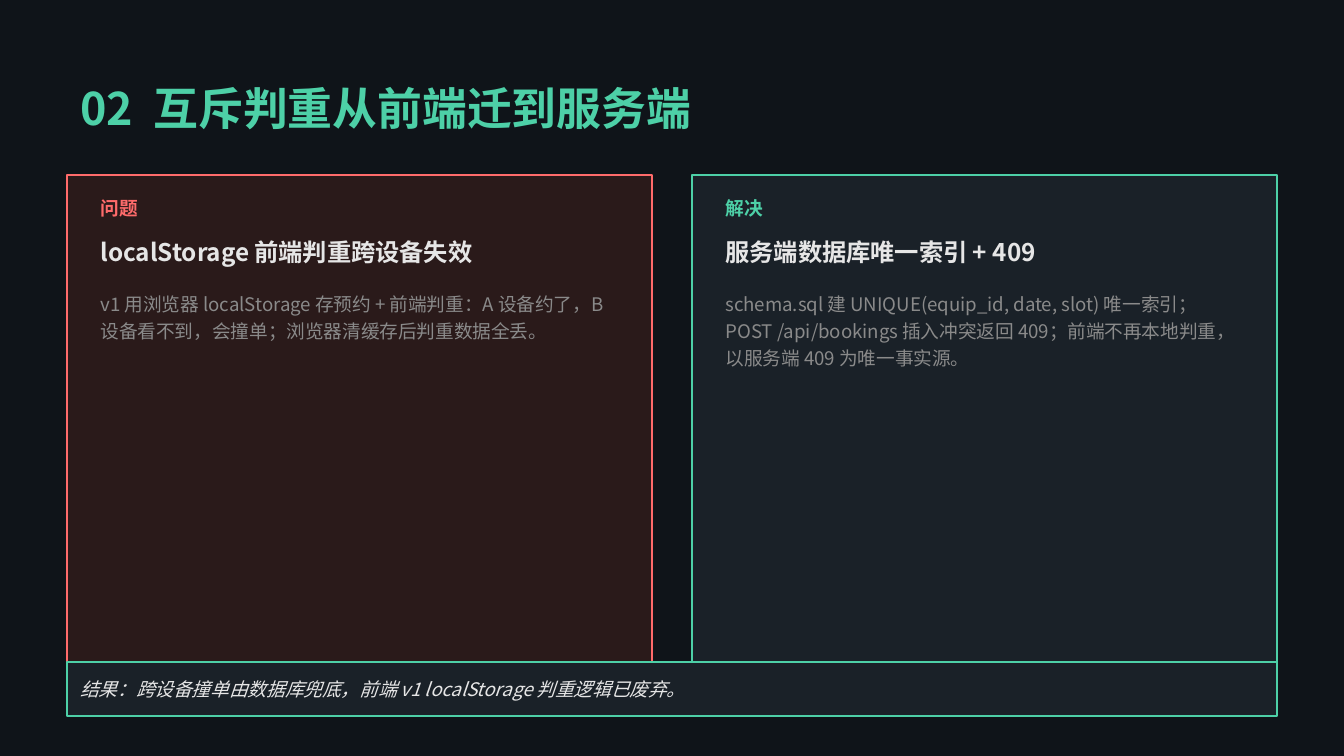
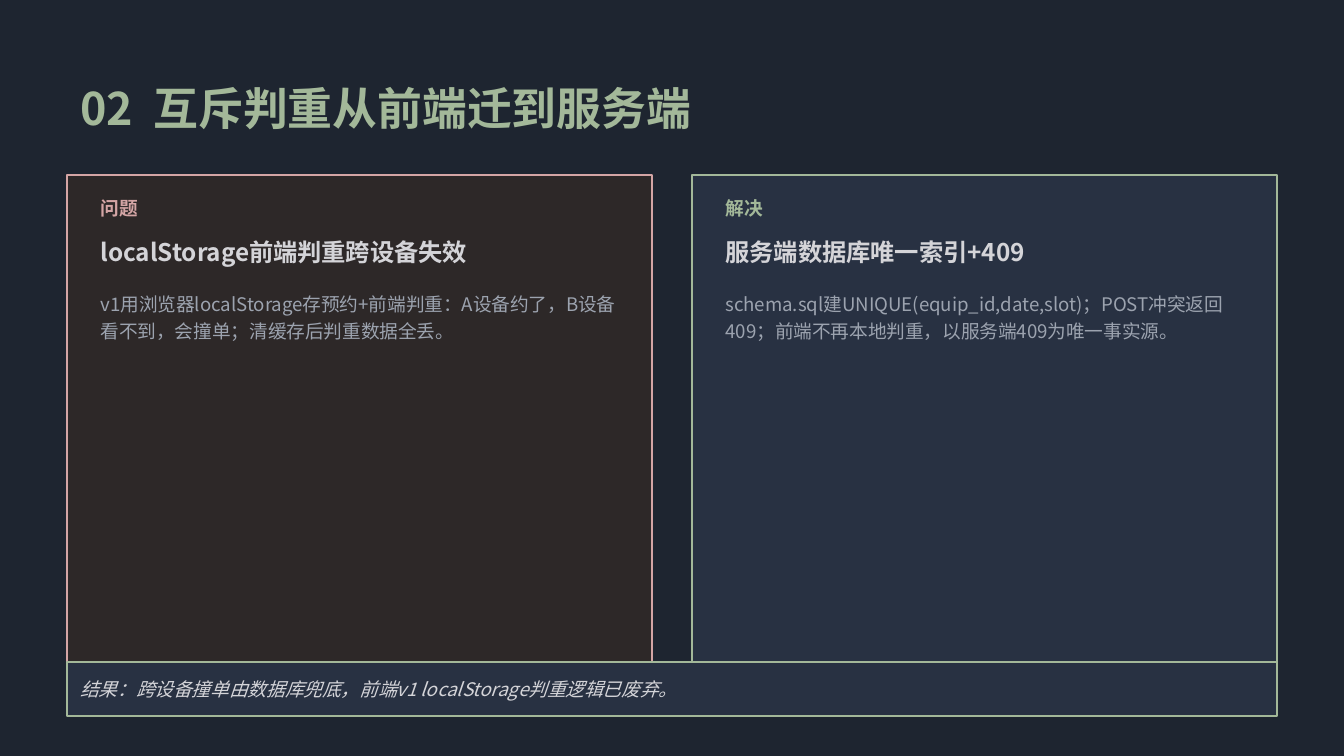
Before and after one commit to yoshino449/caojunyue, a slide deck: slide 3 of docs/路演PPT.pptx. Drawn at 1344x756 pixels with LibreOffice and Linux fonts; fonts in the diff are those of the drawing. Boxes give left, top, right and bottom in pixels: in the first picture for what was removed or moved away, otherwise in the second. Text is boxed around its words. In the diff, an @@ line names an element or a change of style, - is before the commit and + after.

```diff
--- a/docs/路演PPT.pptx
+++ b/docs/路演PPT.pptx
@@ background #0F1419 to #1E2530 @@
@@ text "02 互斥判重从前端迁到服务端" at [80, 87, 692, 129]: text colour #4DD0A7 to #A3B899 @@
@@ rectangle at [67, 175, 652, 661]: fill #2A1A1A to #2D2828; outline #FF6B6B 1 pt to #D4A5A5 1 pt @@
@@ rectangle at [692, 175, 1277, 661]: fill #1A2128 to #283142; outline #4DD0A7 1 pt to #A3B899 1 pt @@
@@ text "问题" at [101, 199, 138, 217]: text colour #FF6B6B to #D4A5A5 @@
@@ text "解决" at [726, 199, 763, 217]: text colour #4DD0A7 to #A3B899 @@
@@ text at [101, 240, 467, 267]: text changed; text colour #E6E6E6 to #D4D4D8 @@
-localStorage 前端判重跨设备失效
+localStorage前端判重跨设备失效
@@ text at [726, 240, 1025, 263]: text changed; text colour #E6E6E6 to #D4D4D8 @@
-服务端数据库唯一索引 + 409
+服务端数据库唯一索引+409
@@ text at [101, 295, 616, 341]: text changed; text colour #8A8A8A to #9CA3AF @@
-v1 用浏览器 localStorage 存预约 + 前端判重：A 设备约了，B 设备看不到，会撞单；浏览器清缓存后判重数据全丢。
+v1用浏览器localStorage存预约+前端判重：A设备约了，B设备看不到，会撞单；清缓存后判重数据全丢。
@@ text at [726, 295, 1224, 341]: text changed; text colour #8A8A8A to #9CA3AF @@
-schema.sql 建 UNIQUE(equip_id, date, slot) 唯一索引；POST /api/bookings 插入冲突返回 409；前端不再本地判重，以服务端 409 为唯一事实源。
+schema.sql建UNIQUE(equip_id,date,slot)；POST冲突返回409；前端不再本地判重，以服务端409为唯一事实源。
@@ rectangle "结果：跨设备撞单由数据库兜底，前端v1 localStorage判重逻辑已废弃。" at [67, 661, 1277, 715]: fill #1A2128 to #283142; outline #4DD0A7 1 pt to #A3B899 1 pt @@
@@ text in rectangle at [80, 680, 678, 701]: text changed; text colour #E6E6E6 to #D4D4D8 @@
-结果：跨设备撞单由数据库兜底，前端 v1 localStorage 判重逻辑已废弃。
+结果：跨设备撞单由数据库兜底，前端v1 localStorage判重逻辑已废弃。
```
Also in this commit, not shown: 5 other slides changed.
